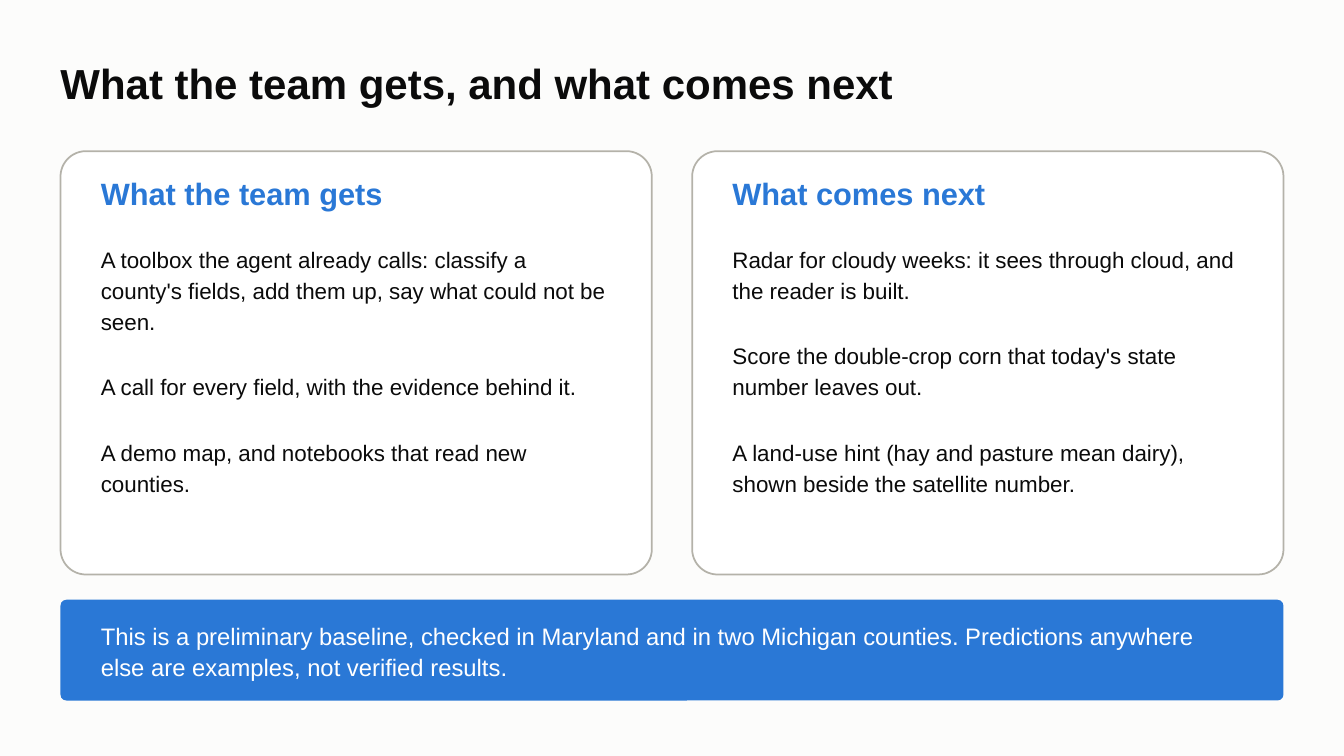
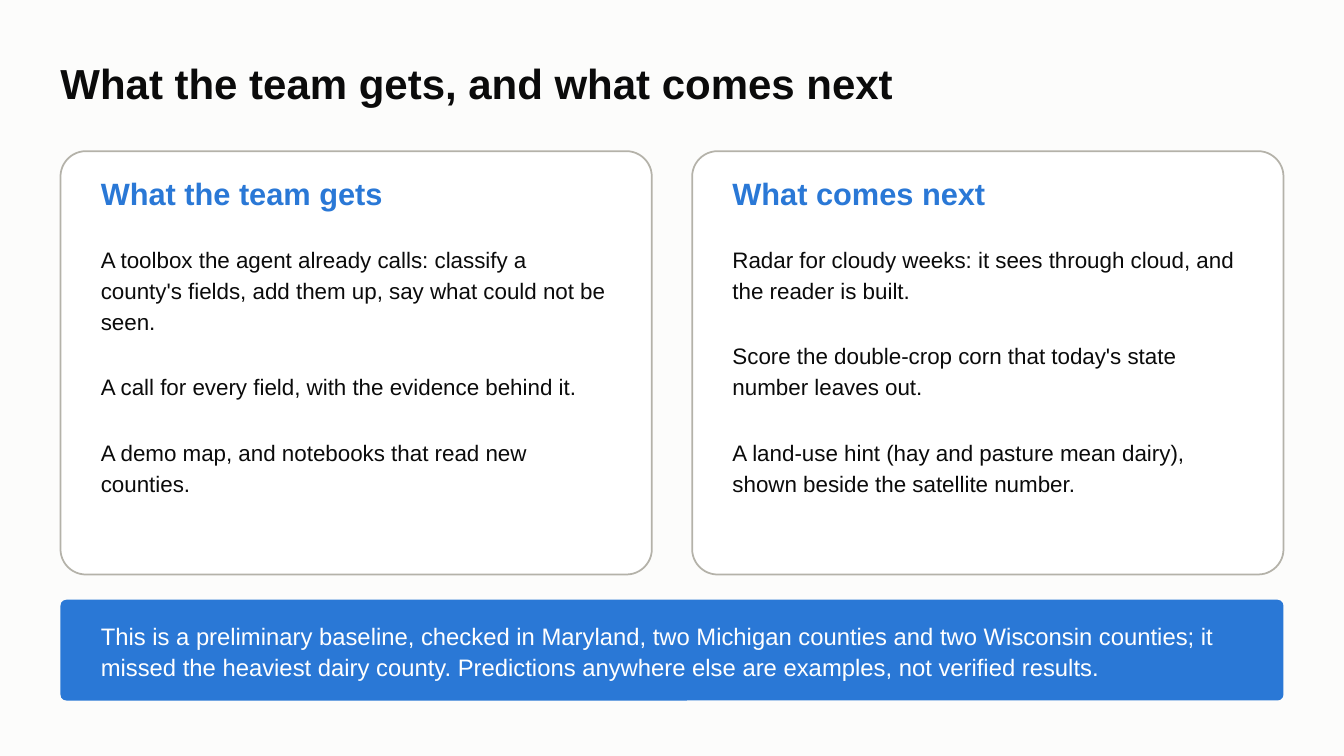
Before and after one commit to ChenSiyun1234/FieldVision, a slide deck: slide 12 of handoff/presentation/FieldVision_model_story.pptx (slide 10 before the commit). Drawn at 1344x756 pixels with LibreOffice and Linux fonts; fonts in the diff are those of the drawing. Boxes give left, top, right and bottom in pixels: in the first picture for what was removed or moved away, otherwise in the second. Text is boxed around its words. In the diff, an @@ line names an element or a change of style, - is before the commit and + after.

Commit message:
Deck: twelve slides with every county and state result, the tuning as one table and the team's system; hand-over page with Wisconsin 2023

```diff
--- a/handoff/presentation/FieldVision_model_story.pptx
+++ b/handoff/presentation/FieldVision_model_story.pptx
@@ text at (101, 627, 1213, 681): text changed @@
-This is a preliminary baseline, checked in Maryland and in two Michigan counties. Predictions anywhere else are examples, not verified results.
+This is a preliminary baseline, checked in Maryland, two Michigan counties and two Wisconsin counties; it missed the heaviest dairy county. Predictions anywhere else are examples, not verified results.
```
Also in this commit, not shown: 2 other slides changed, 3 slides added, 1 slide removed, 2 other files.
